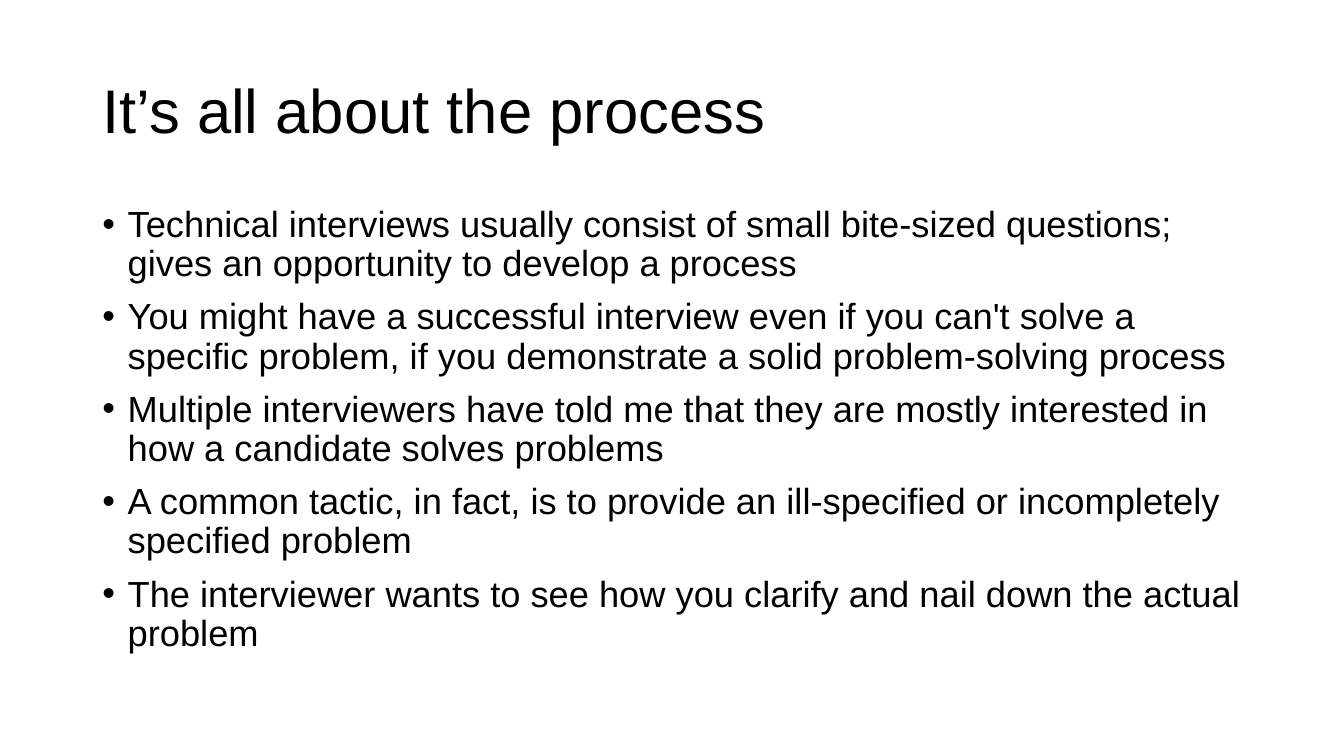
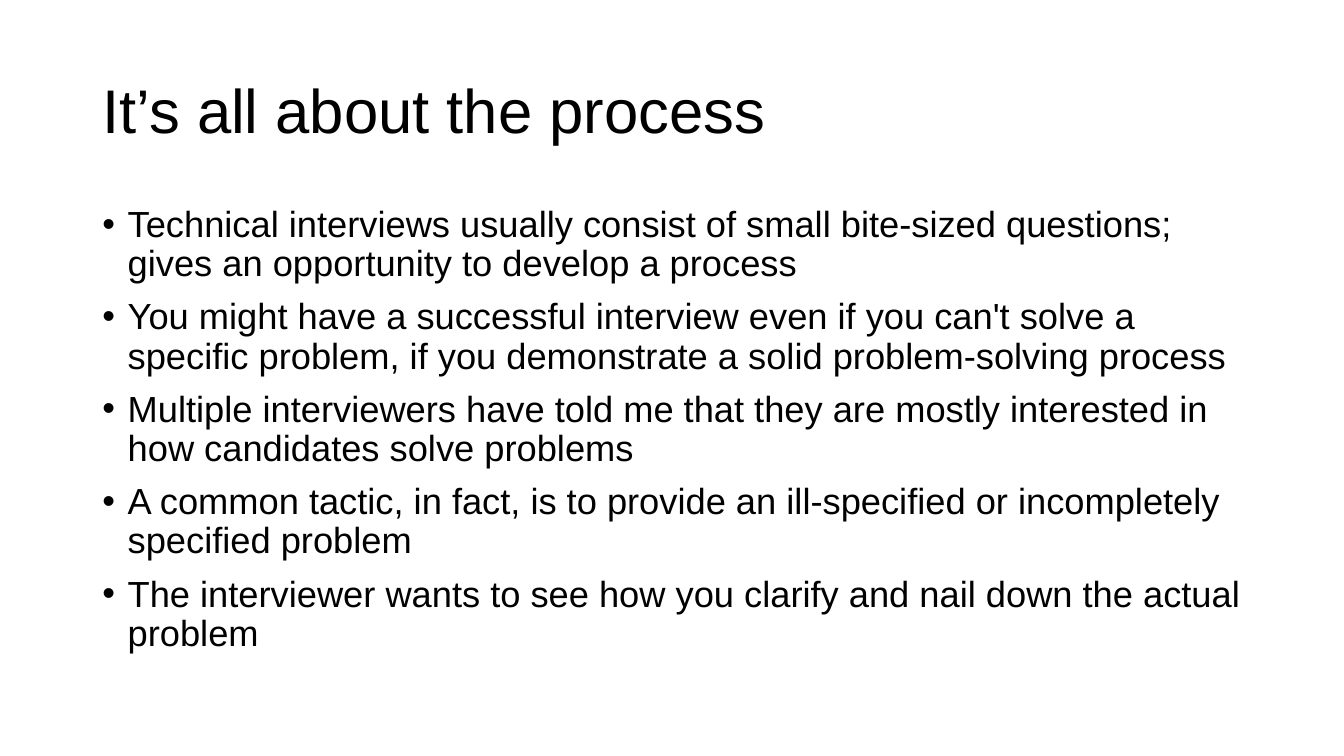
Before and after one commit to parrt/msds689, a slide deck: slide 2 of notes/problem-solving.pptx. Drawn at 1344x756 pixels with LibreOffice and Linux fonts; fonts in the diff are those of the drawing; background and template pictures are left out. Boxes give left, top, right and bottom in pixels: in the first picture for what was removed or moved away, otherwise in the second. Text is boxed around its words. In the diff, an @@ line names an element or a change of style, - is before the commit and + after.

```diff
--- a/notes/problem-solving.pptx
+++ b/notes/problem-solving.pptx
@@ text at box(128, 395, 1207, 468): text changed @@
-• Multiple interviewers have told me that they are mostly interested in how a candidate solves problems
+• Multiple interviewers have told me that they are mostly interested in how candidates solve problems
```
Also in this commit, not shown: 8 other slides changed, 6 other files.
